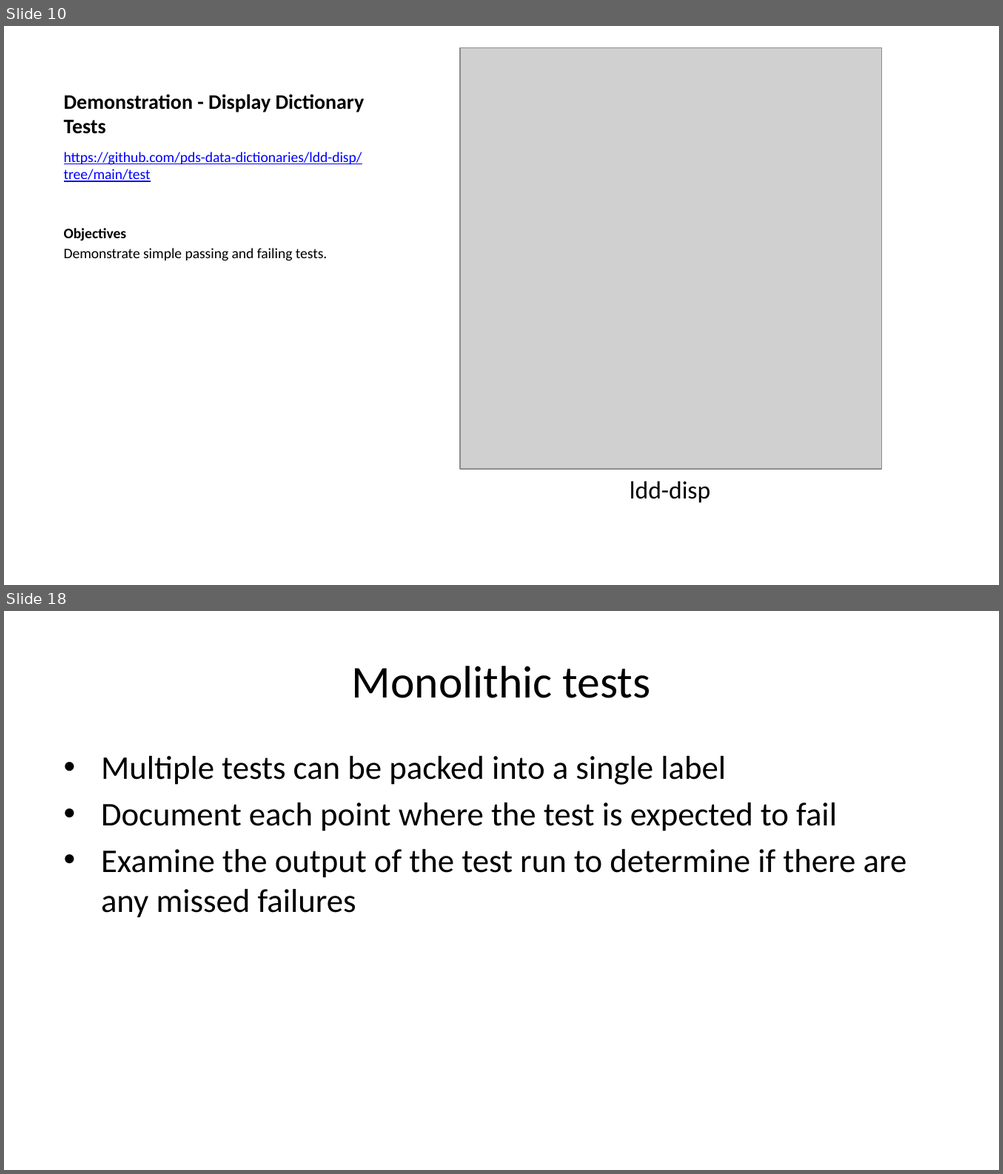
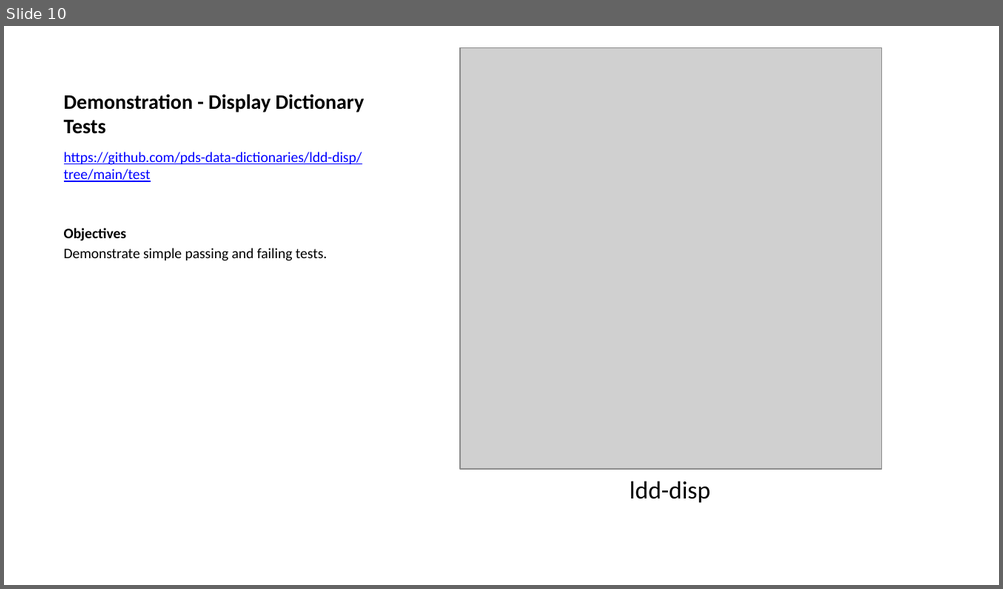
Before and after one commit to sbn-psi/dmsp, a slide deck: LDDTesting/stone-LDDTestingOverview.pptx. Shown one above the other, each under a label of ours: slides 10 and 18 before the commit, slide 10 after it; the slides between them are not shown. The pictures are 1003x1174 and 1003x589 pixels, drawn with LibreOffice and Linux fonts; fonts in the diff are those of the drawing; grey boxes stand for pictures. Boxes give left, top, right and bottom in pixels: in the first picture for what was removed or moved away, otherwise in the second. Text is boxed around its words. In the diff, an @@ line names an element or a change of style, - is before the commit and + after.

Commit message:
Divided up slides between each presentation

```diff
--- a/LDDTesting/stone-LDDTestingOverview.pptx
+++ b/LDDTesting/stone-LDDTestingOverview.pptx
@@ slide 18 removed at <box>4,611,999,1170</box>, background #FFFFFF @@
@@ title removed at <box>352,666,651,698</box> @@
-Monolithic tests
@@ text removed at <box>101,756,907,918</box> @@
-• Multiple tests can be packed into a single label
-• Document each point where the test is expected to fail
-• Examine the output of the test run to determine if there are any missed failures
```
Also in this commit, not shown: 15 other slides removed, 4 other files.
